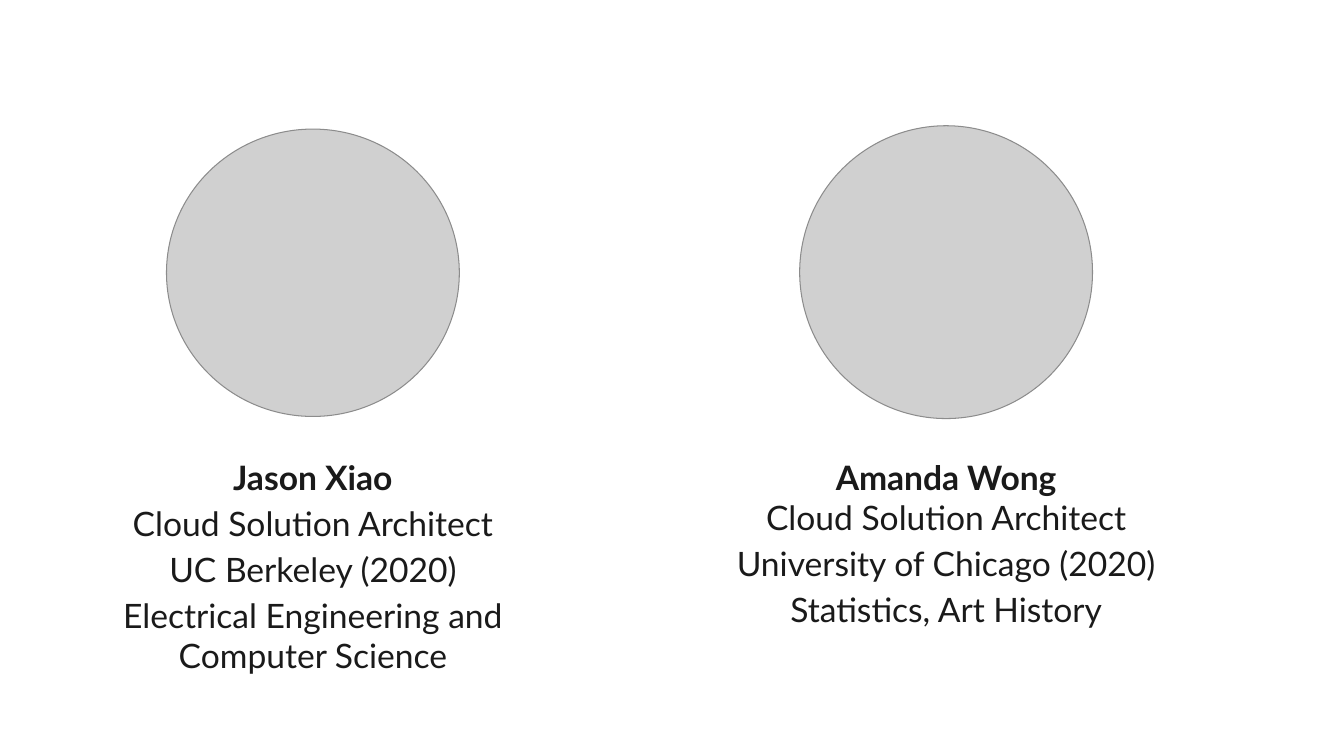
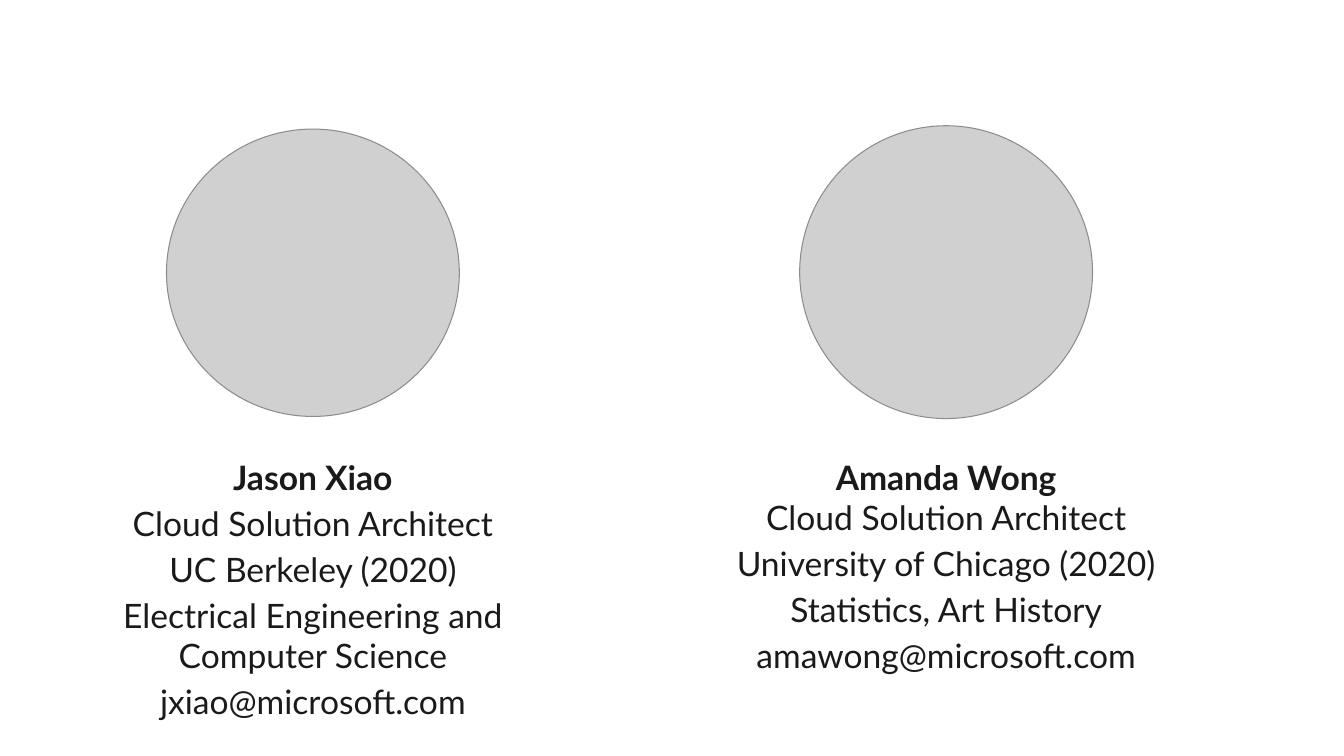
Before and after one commit to evelynluw/ucbazureworkshop, a slide deck: slide 2 of UC Berkeley Datathon Workshop.pptx. Drawn at 1344x756 pixels with LibreOffice and Linux fonts; fonts in the diff are those of the drawing; grey boxes stand for pictures; background and template pictures are left out. Boxes give left, top, right and bottom in pixels: in the first picture for what was removed or moved away, otherwise in the second. Text is boxed around its words. In the diff, an @@ line names an element or a change of style, - is before the commit and + after.

```diff
--- a/UC Berkeley Datathon Workshop.pptx
+++ b/UC Berkeley Datathon Workshop.pptx
@@ text at (756, 643, 1135, 674): paragraph added @@
+amawong@microsoft.com
@@ text at (160, 689, 466, 720): paragraph added @@
+jxiao@microsoft.com
```
Also in this commit, not shown: 4 other slides changed, 1 slide added, 1 slide removed.
